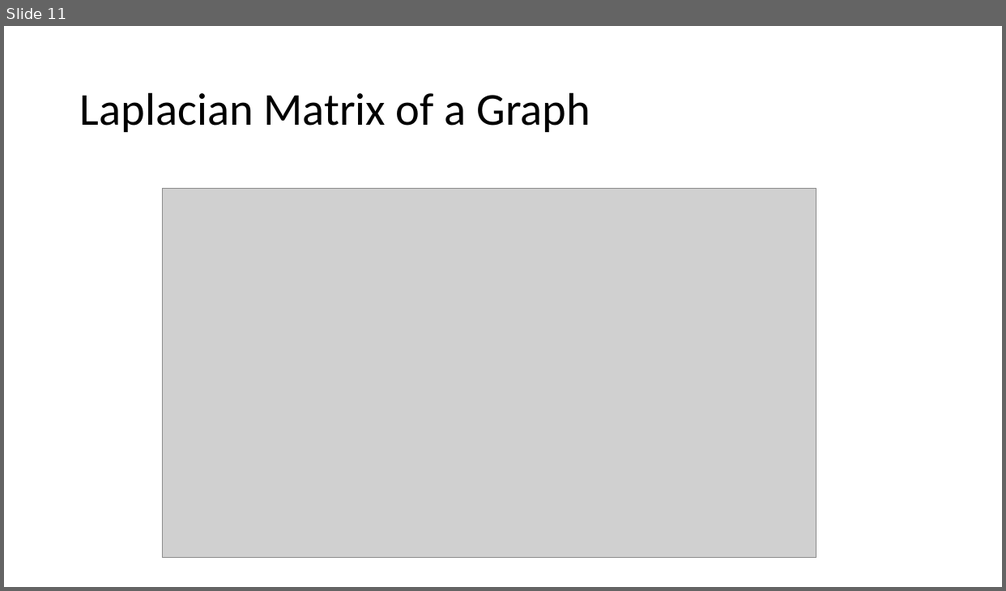
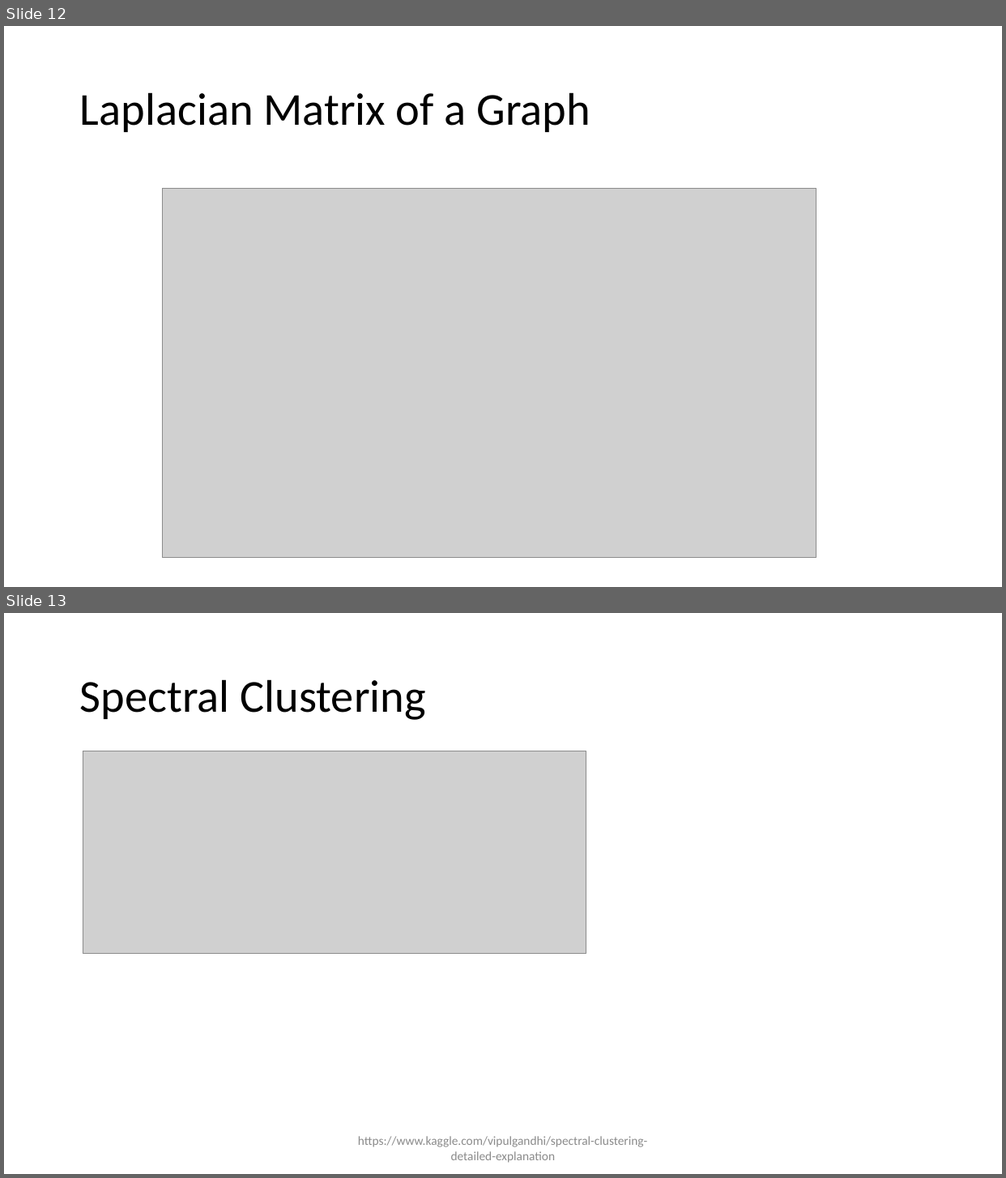
Before and after one commit to Kanchanfisky/SpectralClustering, a slide deck: Spectral Clustering.pptx. Shown one above the other, each under a label of ours: slide 11 before the commit, slides 12 and 13 after it. The pictures are 1006x591 and 1006x1178 pixels, drawn with LibreOffice and Linux fonts; fonts in the diff are those of the drawing; grey boxes stand for pictures. Boxes give left, top, right and bottom in pixels: in the first picture for what was removed or moved away, otherwise in the second. Text is boxed around its words. In the diff, an @@ line names an element or a change of style, - is before the commit and + after.

Commit message:
added spectral clustering algorithm

```diff
--- a/Spectral Clustering.pptx
+++ b/Spectral Clustering.pptx
@@ slide 13 added at bbox=[4, 613, 1002, 1174], background #FFFFFF @@
@@ title added at bbox=[80, 679, 426, 720], 44 pt, text #000000 @@
+Spectral Clustering
@@ picture added at bbox=[83, 752, 586, 954] @@
@@ text added at bbox=[358, 1136, 648, 1163], 12 pt, text #8C8C8C @@
+https://www.kaggle.com/vipulgandhi/spectral-clustering-detailed-explanation
@@ what was slide 11 is now slide 12 @@
```
Also in this commit, not shown: 11 slides changed, 5 other slides added, 3 slides removed, 1 other file.
